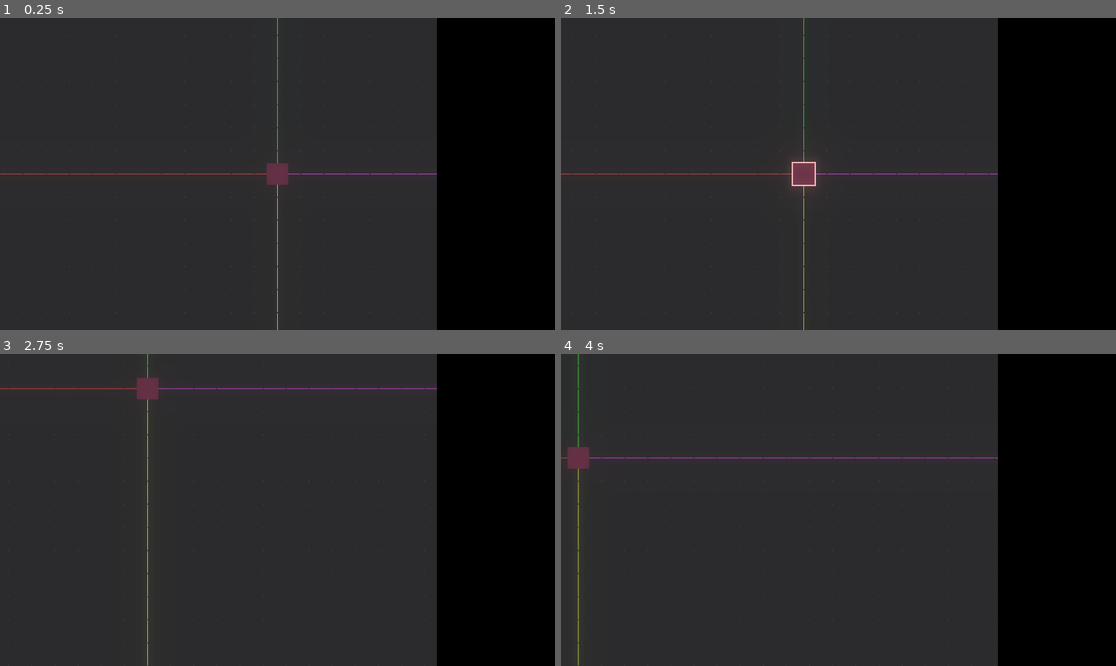
Above: before the commit, frames 1-4 (two rows, left to right).
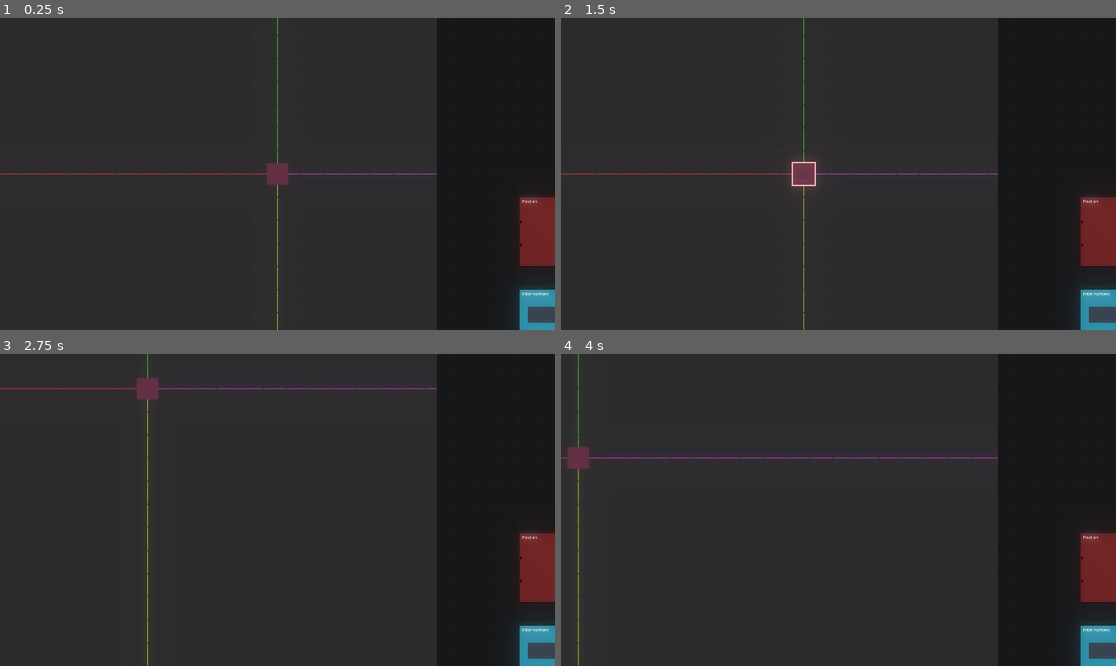
Above: after the commit, the same moments.

Repository: Quantiset/ProgrammingGame
Game: Godot game, scene res://Scenes/Main.tscn
Same seed, same stepped clock (60 frames per second), same inputs: the game is played once before the commit and once after it.
Inputs (mouse positions are in pixels of both pictures, inside the frame that each line leads up to):
- Up to frame 1 (0.25 s): no input
- Up to frame 2 (1.5 s): click (777, 305) at 0.52 s; type "Alex" at 0.6 s; tap Enter at 1.25, 1.35 s; move the mouse to (838, 174) at 1.27 s; hold Right (ui_right) from 1.28 s (still down); click (838, 174) at 1.42 s
- Up to frame 3 (2.75 s): move the mouse to (166, 525) at 2.02 s; release Right (ui_right) at 2.03 s; hold Down (ui_down) from 2.03 s (still down); tap Enter at 2.1 s; click (166, 525) at 2.17 s
- Up to frame 4 (4 s): move the mouse to (894, 441) at 2.77 s; release Down (ui_down) at 2.78 s; hold Right (ui_right) 2.78-3.53 s; tap Enter at 2.85, 3.6 s; click (894, 441) at 2.92 s; move the mouse to (810, 572) at 3.52 s; hold Up (ui_up) from 3.53 s (still down); click (810, 572) at 3.67 s

The runs differ from the first frame. In frame 1, 21% of the frame differs, in the area x 78-100%, y 0-100%; in frame 2, 21%; in frame 3, 21%; in frame 4, 21%.

Commit message:
Working Nodes

Diff:
--- /dev/null
+++ b/CodeNodes/Addition.tscn
@@ -0,0 +1,22 @@
+[gd_scene load_steps=4 format=2]
+
+[ext_resource path="res://CodeNodes/CodeNode.tscn" type="PackedScene" id=1]
+[ext_resource path="res://Assets/Arrow.png" type="Texture" id=2]
+[ext_resource path="res://CodeNodes/Scripts/Addition.gd" type="Script" id=3]
+
+[node name="Addition" instance=ExtResource( 1 )]
+script = ExtResource( 3 )
+
+[node name="Sprite" parent="." index="0"]
+modulate = Color( 0.541176, 0.537255, 0.0901961, 1 )
+
+[node name="InArrow2" type="TextureRect" parent="." index="3"]
+margin_left = -4.0
+margin_top = 152.0
+margin_right = 18.0
+margin_bottom = 180.0
+texture = ExtResource( 2 )
+stretch_mode = 4
+
+[node name="Label" parent="." index="4"]
+text = "Addition"
--- a/Scenes/CodeNode.tscn
+++ b/CodeNodes/CodeNode.tscn
@@ -4,7 +4,7 @@
 [ext_resource path="res://Scripts/CodeNode.gd" type="Script" id=2]
 [ext_resource path="res://Assets/Arrow.png" type="Texture" id=3]
 
-[node name="CodeNode" type="Control"]
+[node name="CodeNode" type="Control" groups=["CodeNode"]]
 script = ExtResource( 2 )
 __meta__ = {
 "_edit_group_": true
@@ -12,7 +12,10 @@
 
 [node name="Sprite" type="TextureRect" parent="."]
 modulate = Color( 0.329412, 0.117647, 0.117647, 1 )
+margin_right = 160.0
+margin_bottom = 240.0
 texture = ExtResource( 1 )
+expand = true
 
 [node name="OutArrow1" type="TextureRect" parent="."]
 margin_left = 142.0
@@ -22,27 +25,11 @@
 texture = ExtResource( 3 )
 stretch_mode = 4
 
-[node name="OutArrow2" type="TextureRect" parent="."]
-margin_left = 142.0
-margin_top = 152.0
-margin_right = 164.0
-margin_bottom = 180.0
-texture = ExtResource( 3 )
-stretch_mode = 4
-
 [node name="InArrow1" type="TextureRect" parent="."]
 margin_left = -4.0
 margin_top = 72.0
 margin_right = 18.0
 margin_bottom = 100.0
-texture = ExtResource( 3 )
-stretch_mode = 4
-
-[node name="InArrow2" type="TextureRect" parent="."]
-margin_left = -5.0
-margin_top = 152.0
-margin_right = 17.0
-margin_bottom = 180.0
 texture = ExtResource( 3 )
 stretch_mode = 4
 
@@ -56,6 +43,10 @@
 [node name="TextEdit" type="TextEdit" parent="."]
 visible = false
 margin_left = 30.0
-margin_top = 94.0
+margin_top = 59.0
 margin_right = 130.0
-margin_bottom = 150.0
+margin_bottom = 115.0
+
+[node name="Timer" type="Timer" parent="."]
+wait_time = 0.05
+one_shot = true
--- /dev/null
+++ b/CodeNodes/Constant.tscn
@@ -0,0 +1,20 @@
+[gd_scene load_steps=3 format=2]
+
+[ext_resource path="res://CodeNodes/CodeNode.tscn" type="PackedScene" id=1]
+[ext_resource path="res://CodeNodes/Scripts/Constant.gd" type="Script" id=2]
+
+[node name="Constant" instance=ExtResource( 1 )]
+script = ExtResource( 2 )
+
+[node name="Sprite" parent="." index="0"]
+modulate = Color( 0.145098, 0.427451, 0.494118, 1 )
+margin_bottom = 160.0
+
+[node name="InArrow1" parent="." index="2"]
+visible = false
+
+[node name="Label" parent="." index="3"]
+text = "Enter Number:"
+
+[node name="TextEdit" parent="." index="4"]
+visible = true
--- /dev/null
+++ b/CodeNodes/Position.tscn
@@ -0,0 +1,24 @@
+[gd_scene load_steps=4 format=2]
+
+[ext_resource path="res://CodeNodes/CodeNode.tscn" type="PackedScene" id=1]
+[ext_resource path="res://Assets/Arrow.png" type="Texture" id=2]
+[ext_resource path="res://CodeNodes/Scripts/Position.gd" type="Script" id=3]
+
+[node name="Position" instance=ExtResource( 1 )]
+script = ExtResource( 3 )
+
+[node name="OutArrow2" type="TextureRect" parent="." index="3"]
+margin_left = 142.0
+margin_top = 152.0
+margin_right = 164.0
+margin_bottom = 180.0
+texture = ExtResource( 2 )
+stretch_mode = 4
+
+[node name="InArrow2" type="TextureRect" parent="." index="4"]
+margin_left = -4.0
+margin_top = 152.0
+margin_right = 18.0
+margin_bottom = 180.0
+texture = ExtResource( 2 )
+stretch_mode = 4
--- /dev/null
+++ b/CodeNodes/Scripts/Addition.gd
@@ -0,0 +1,10 @@
+extends CodeNode
+
+
+func get_value(arrow_idx: int):
+	if arrow_idx == 0:
+		return (
+			(incoming_lines[0].original_node.get_value(0) if incoming_lines.has(0) else 0) +
+			(incoming_lines[1].original_node.get_value(0) if incoming_lines.has(1) else 0)
+		)
+	return 0
--- /dev/null
+++ b/CodeNodes/Scripts/Constant.gd
@@ -0,0 +1,5 @@
+extends CodeNode
+
+func get_value(arrow_idx: int):
+	if arrow_idx == 0: return int($TextEdit.text)
+	return 0
--- /dev/null
+++ b/CodeNodes/Scripts/Position.gd
@@ -0,0 +1,20 @@
+extends CodeNode
+
+
+func _input(event):
+	if event is InputEventKey:
+		match event.scancode:
+			KEY_ENTER:
+				if incoming_lines.has(0) and incoming_lines[0].original_node.get_value(0) != null:
+					selected_object.position.x = incoming_lines[0].original_node.get_value(0) * 80
+				if incoming_lines.has(1) and incoming_lines[1].original_node.get_value(1) != null:
+					selected_object.position.y = incoming_lines[1].original_node.get_value(0) * 80
+					print(incoming_lines[1].original_node.get_value(1) * 80)
+
+func get_value(arrow_idx: int):
+	if arrow_idx == 0:
+		return selected_object.position.x / 80
+	elif arrow_idx == 1:
+		return selected_object.position.y / 80
+	else:
+		return 0
--- a/Scenes/CodePicker.tscn
+++ b/Scenes/CodePicker.tscn
@@ -1,8 +1,10 @@
-[gd_scene load_steps=4 format=2]
+[gd_scene load_steps=6 format=2]
 
 [ext_resource path="res://Assets/Tile.png" type="Texture" id=1]
 [ext_resource path="res://Scripts/CodePicker.gd" type="Script" id=2]
-[ext_resource path="res://Scenes/CodeNode.tscn" type="PackedScene" id=3]
+[ext_resource path="res://CodeNodes/Constant.tscn" type="PackedScene" id=3]
+[ext_resource path="res://CodeNodes/Addition.tscn" type="PackedScene" id=4]
+[ext_resource path="res://CodeNodes/Position.tscn" type="PackedScene" id=5]
 
 [node name="CodePicker" type="Control"]
 script = ExtResource( 2 )
@@ -33,28 +35,32 @@
 [node name="Camera2D" type="Camera2D" parent="."]
 current = true
 
-[node name="CodeNode" parent="." instance=ExtResource( 3 )]
-margin_left = 240.0
-margin_top = 160.0
-margin_right = 240.0
-margin_bottom = 160.0
+[node name="Position" parent="." instance=ExtResource( 5 )]
+margin_left = 80.0
+margin_top = 80.0
+margin_right = 80.0
+margin_bottom = 80.0
 
-[node name="CodeNode2" parent="." instance=ExtResource( 3 )]
-margin_left = 1040.0
-margin_top = 160.0
-margin_right = 1040.0
-margin_bottom = 160.0
+[node name="Position2" parent="." instance=ExtResource( 5 )]
+margin_left = 800.0
+margin_top = 240.0
+margin_right = 800.0
+margin_bottom = 240.0
 
-[node name="CodeNode3" parent="." instance=ExtResource( 3 )]
-margin_left = 240.0
-margin_top = 560.0
-margin_right = 240.0
-margin_bottom = 560.0
-type = 2
+[node name="Addition" parent="." instance=ExtResource( 4 )]
+margin_left = 560.0
+margin_top = 240.0
+margin_right = 560.0
+margin_bottom = 240.0
 
-[node name="CodeNode4" parent="." instance=ExtResource( 3 )]
-margin_left = 640.0
-margin_top = 320.0
-margin_right = 640.0
-margin_bottom = 320.0
-type = 1
+[node name="Constant" parent="." instance=ExtResource( 3 )]
+margin_left = 80.0
+margin_top = 400.0
+margin_right = 80.0
+margin_bottom = 400.0
+
+[node name="Constant2" parent="." instance=ExtResource( 3 )]
+margin_left = 80.0
+margin_top = 640.0
+margin_right = 80.0
+margin_bottom = 640.0
--- a/Scenes/Main.tscn
+++ b/Scenes/Main.tscn
@@ -2,7 +2,7 @@
 
 [ext_resource path="res://Scripts/Main.gd" type="Script" id=1]
 [ext_resource path="res://Assets/TilePlus.png" type="Texture" id=2]
-[ext_resource path="res://Scenes/Ball.tscn" type="PackedScene" id=4]
+[ext_resource path="res://Scenes/Block.tscn" type="PackedScene" id=4]
 [ext_resource path="res://Scenes/CodePicker.tscn" type="PackedScene" id=5]
 
 [sub_resource type="StyleBoxTexture" id=4]
@@ -67,6 +67,7 @@
 stretch = true
 
 [node name="Viewport" type="Viewport" parent="CanvasLayer/HSplitContainer/MarginContainer/ViewportContainer"]
+size = Vector2( 408, 1080 )
 handle_input_locally = false
 render_target_update_mode = 3
 
--- a/Scripts/CodeNode.gd
+++ b/Scripts/CodeNode.gd
@@ -7,22 +7,28 @@
 	Addition
 	Constant
 }
-export (Types) var type setget set_type
+export (Types) var type
 
-onready var arrows := [
-	$OutArrow1,
-	$OutArrow2,
-	$InArrow1,
-	$InArrow2
-]
+onready var arrows := []
 
 var outgoing_lines := {}
 var incoming_lines := {}
 
+var length := 2 setget set_length
+
+var selected_object
+
 signal moved(by)
 
 func _ready():
+
+	for child in get_children():
+		if "Arrow" in child.name:
+			arrows.append(child)
+
 	connect("moved", self, "_moved")
+	set_type(type)
+
 
 func _input(event):
 	if event is InputEventMouseButton and event.is_pressed():
@@ -46,7 +52,7 @@
 						break
 
 					# connect these lines
-					print("Connected nodes ", Globals.held_line.original_node, " and ", self)
+					connected_node(Globals.held_line.original_node)
 					Globals.held_line.to_node = self
 					incoming_lines[arrow_index] = Globals.held_line
 					Globals.held_line = null
@@ -87,28 +93,40 @@
 		line.remove_point(1)
 		line.add_point(og_pos + by * 80)
 
+func set_length(val: int):
+	if arrows.size() > 2:
+		for arrow in arrows.slice(2, arrows.size()-1):
+			arrow.queue_free()
+		arrows.resize(2)
+
+	length = val
+	for i in range(1, length):
+		var in_arrow = $InArrow1.duplicate()
+		in_arrow.name = in_arrow.name.trim_suffix(in_arrow.name[-1]) + str(i + 1)
+		in_arrow.rect_position.y = 72 + 80 * i
+		add_child(in_arrow)
+
+		var out_arrow = $OutArrow1.duplicate()
+		out_arrow.name = out_arrow.name.trim_suffix(out_arrow.name[-1]) + str(i + 1)
+		out_arrow.rect_position.y = 72 + 80 * i
+		add_child(out_arrow)
+
+		arrows.append(in_arrow)
+		arrows.append(out_arrow)
+
+	$Sprite.rect_size.y = val * 80 + 80
+
+func get_value(arrow_idx: int):
+	return 0
+
 func set_type(val: int):
+
 	type = val
 
-	if arrows:
-		for arrow in arrows: arrow.show()
-	$TextEdit.hide()
-
-	match val:
-		Types.Position:
-			$Label.text = "Position"
-			$Sprite.modulate = Color("541e1e")
-		Types.Addition:
-			$Label.text = "Addition"
-			$Sprite.modulate = Color(0.668902, 0.671875, 0.291321)
-			$OutArrow2.hide()
-		Types.Constant:
-			$Label.text = "Enter Number:"
-			$Sprite.modulate = Color(0.104675, 0.397672, 0.957031)
-			$TextEdit.show()
-			$InArrow1.hide()
-			$InArrow2.hide()
-			$OutArrow2.hide()
+	pass
 
 func delete():
 	queue_free()
+
+func connected_node(with: CodeNode):
+	pass
--- a/Scripts/CodePicker.gd
+++ b/Scripts/CodePicker.gd
@@ -33,7 +33,7 @@
 		if is_mouse_held:
 			$Camera2D.position -= event.relative
 		elif selected_node != null:
-			var _c = (get_local_mouse_position() + event.relative - Vector2(80, 120)).snapped(Vector2(80, 80))
+			var _c = (get_local_mouse_position() + event.relative - Vector2(80, 120)).snapped(Vector2(40, 40))
 			if _c != cached_pos:
 				selected_node.emit_signal("moved", (_c-selected_node.rect_position)/80)
 				selected_node.rect_position = _c
--- a/Scripts/Globals.gd
+++ b/Scripts/Globals.gd
@@ -9,7 +9,7 @@
 	if event is InputEventMouseButton and event.is_pressed():
 		match event.button_index:
 			BUTTON_RIGHT:
-				held_line.delete()
+				if held_line: held_line.delete()
 
 func _process(delta):
 	if held_line and is_instance_valid(held_line):
--- a/Scripts/Main.gd
+++ b/Scripts/Main.gd
@@ -32,7 +32,10 @@
 
 
 func _ready():
-	pass
+
+	for code_node in get_tree().get_nodes_in_group("CodeNode"):
+		code_node.selected_object = $Block
+
 
 
 func _process(delta):
Renamed: Scenes/Ball.tscn -> Scenes/Block.tscn
